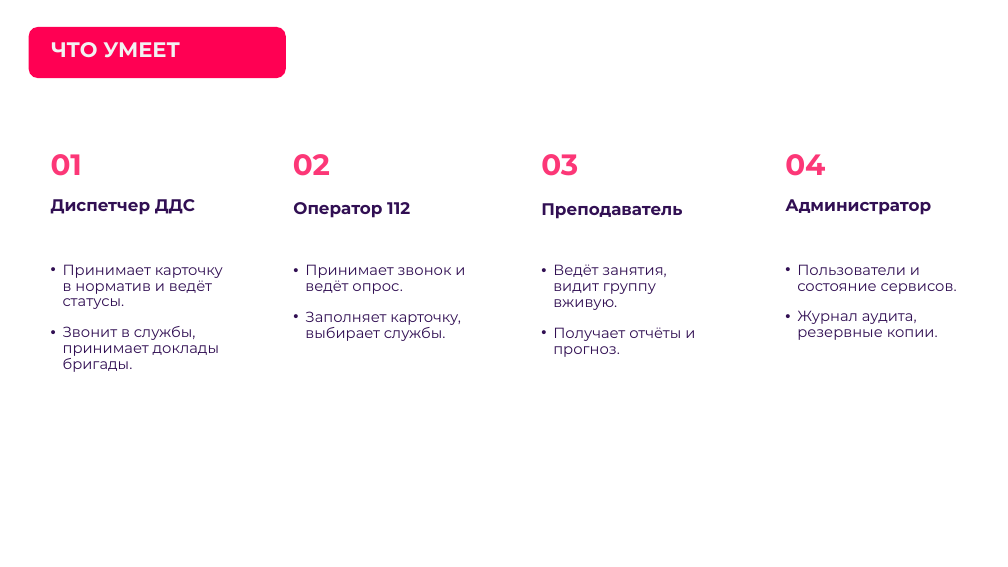
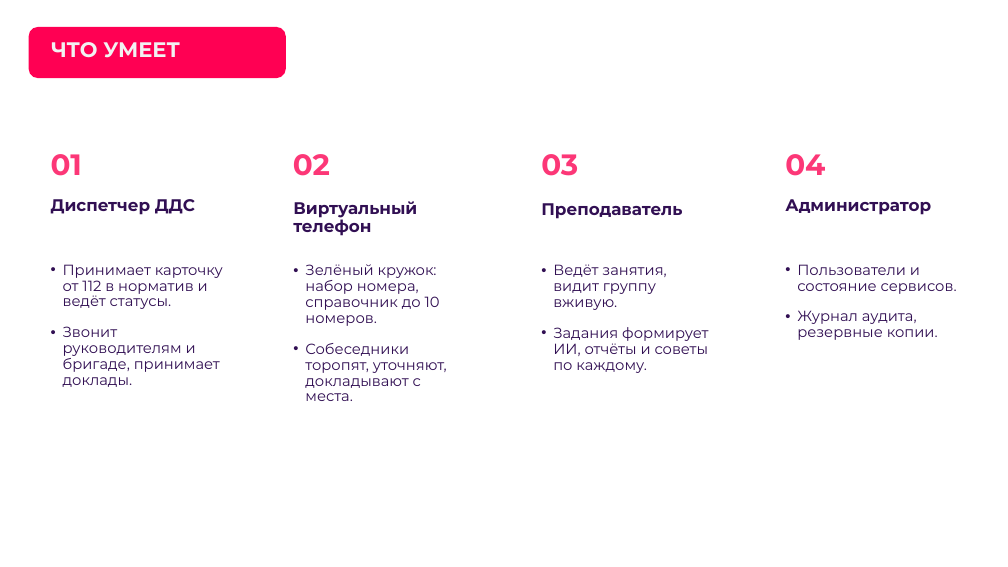
Before and after one commit to Vadik145-beep/lct-112-simulator, a slide deck: slide 4 of docs/presentation/ЛЦТ2026_Ультратех_задача9.pptx. Drawn at 1008x567 pixels with LibreOffice and Linux fonts; fonts in the diff are those of the drawing; background and template pictures are left out. Boxes give left, top, right and bottom in pixels: in the first picture for what was removed or moved away, otherwise in the second. Text is boxed around its words. In the diff, an @@ line names an element or a change of style, - is before the commit and + after.

Commit message:
docs: презентация финала, версия 20.10 (#268)
Переработана под рекомендации заказчика от 16.10: убран режим оператора 112,
добавлены слайды про виртуальный телефон, формирование заданий ИИ и два слайда
«Рекомендации заказчика: что сделано». Обязательные слайды шаблона сохранены.
Обновлены «Где посмотреть», «Что проверено», «Планы», описание решения.

```diff
--- a/docs/presentation/ЛЦТ2026_Ультратех_задача9.pptx
+++ b/docs/presentation/ЛЦТ2026_Ультратех_задача9.pptx
@@ text at bbox=[293, 201, 417, 236]: text changed @@
-Оператор 112
+Виртуальный телефон
@@ text at bbox=[63, 264, 223, 387]: text changed @@
-• Принимает карточку в норматив и ведёт статусы.
-• Звонит в службы, принимает доклады бригады.
+• Принимает карточку от 112 в норматив и ведёт статусы.
+• Звонит руководителям и бригаде, принимает доклады.
@@ text at bbox=[305, 264, 447, 401]: text changed @@
-• Принимает звонок и ведёт опрос.
-• Заполняет карточку, выбирает службы.
+• Зелёный кружок: набор номера, справочник до 10 номеров.
+• Собеседники торопят, уточняют, докладывают с места.
@@ text at bbox=[553, 327, 709, 373]: text changed @@
-• Получает отчёты и прогноз.
+• Задания формирует ИИ, отчёты и советы по каждому.
```
Also in this commit, not shown: 9 other slides changed, 4 slides added, 1 other file.
